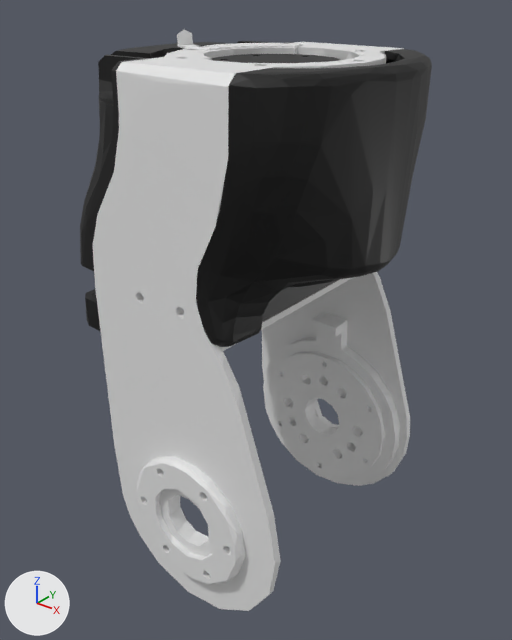
One commit to the COLLADA model meshes/arm/v10/visual/link4.dae: the scene before it, then after it.
The view is the same before and after, from a 50 mm lens placed at (0.1183, -0.1866, 0.1458), pointed at (-0.0053, -0.0321, 0.05). Every picture has the same lights, and +X, +Y and +Z are marked at lower left. The older version comes first.

In view in the first picture: 'link4'.
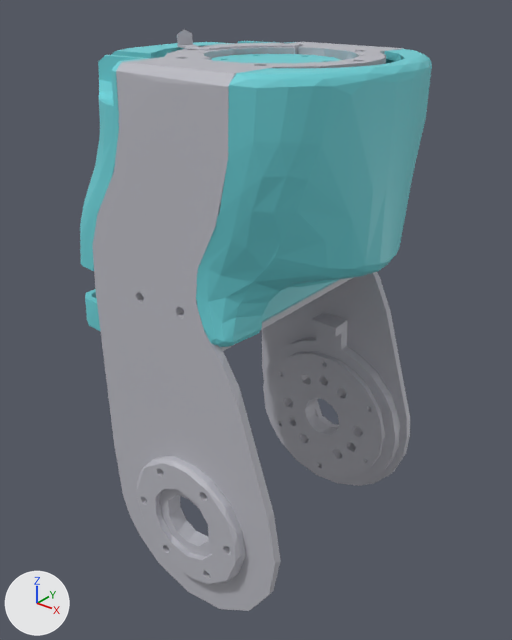
Pixel boxes [x1, y1, x2, y2] of what changed, in the pictures (512 x 640 px):
'link4', recoloured
    both: [80, 29, 432, 611]

The change, as a diff of the scene's bpy script:
```diff
--- a/meshes/arm/v10/visual/link4.dae.py
+++ b/meshes/arm/v10/visual/link4.dae.py
@@ mat_材质 @@
 mat_材质 = principled_material('材质')
-mat_材质.base_color = (0.8, 0.8, 0.8)  # white #e7e7e7
+mat_材质.base_color = (0.5, 0.5, 0.55)  # light grey #bcbcc4
@@ mat_材质_001 @@
 mat_材质_001 = principled_material('材质.001')
-mat_材质_001.base_color = (0.0, 0.0, 0.0)  # black #000000
+mat_材质_001.base_color = (0.15, 0.65, 0.7)  # cyan #6cd3da
```
